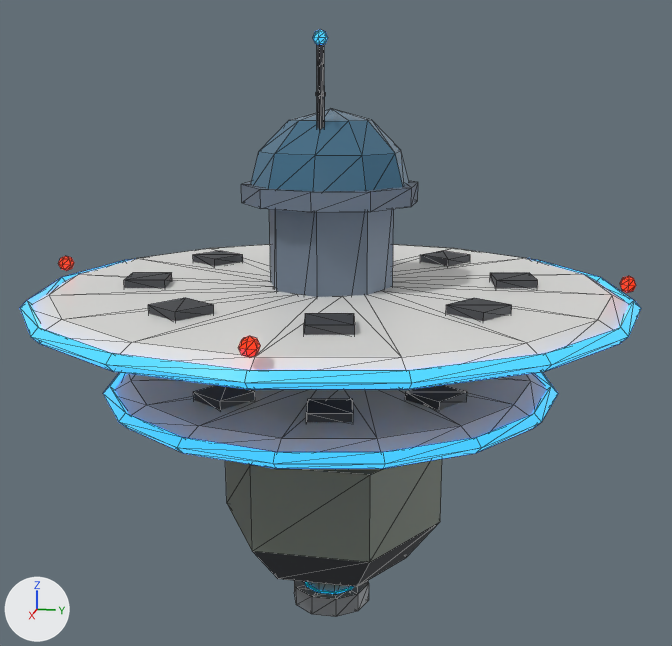
The glTF model godot/assets/stations/wafer_fab.glb as it was, and as the next commit left it.
One viewpoint serves both versions: a 50 mm lens placed at (3.003, 0.618, 0.795), pointed at (-0.013, 0.015, 0.041). The lights are fixed; the arrows at lower left show +X, +Y and +Z. The first picture is the older version. Mesh edges are drawn as thin lines. Vertices at exactly the same position are counted once.

Names of what the first picture shows: 'wafer_fab'.
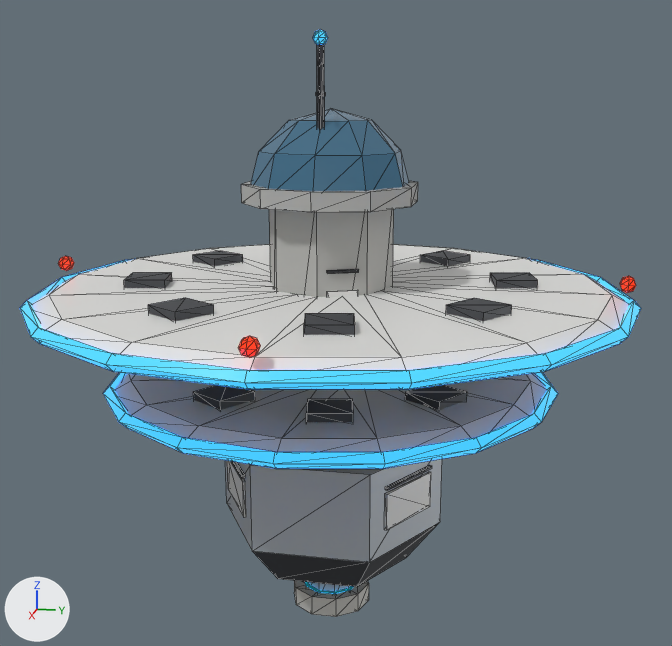
Diff of the bpy script that builds the scene:
```diff
--- a/godot/assets/stations/wafer_fab.glb.py
+++ b/godot/assets/stations/wafer_fab.glb.py
@@ mat_shippanel @@
+mat_shippanel = principled_material('ShipPanel')
+mat_shippanel.base_color = (0.46, 0.46, 0.44)  # grey #b5b5b1
+mat_shippanel.metallic = 0.2
+mat_shippanel.roughness = 0.58
@@ mat_shiparmor @@
+mat_shiparmor = principled_material('ShipArmor')
+mat_shiparmor.base_color = (0.5, 0.54, 0.58)  # light grey #bcc2c8
+mat_shiparmor.metallic = 0.3
@@ mat_shiphull @@
+mat_shiphull = principled_material('ShipHull')
+mat_shiphull.base_color = (0.64, 0.63, 0.59)  # light grey #d1d0ca
+mat_shiphull.metallic = 0.15
+mat_shiphull.roughness = 0.58
@@ me_wafer_fab @@
 # used by ob_wafer_fab; location = (0.0, 0.0, 0.0)
-me_wafer_fab.from_pydata(...)  # 937 vertices, 1670 faces; spans x -1.0..1.0, y -1.0..1.0, z -0.98..0.98
+me_wafer_fab.from_pydata(...)  # 1137 vertices, 1970 faces; spans x -1.0..1.0, y -1.0..1.0, z -0.98..0.98
+# me_wafer_fab part 1
+# 32 vertices are added at x -0.21..0.17, y -0.36..0.36, z -0.56..0.26
+# 16 new vertices lie (0.04, -0.09, 0.0) away from vertices in x -0.21..0.17, y -0.03..0.12, z -0.24..0.26
+# 8 new vertices lie (0.21, 0.12, 0.0) away from vertices in x 0.06..0.07, y -0.36..-0.35, z -0.56..-0.42
+# 8 new vertices lie (0.21, -0.12, 0.0) away from vertices in x 0.06..0.07, y 0.35..0.36, z -0.56..-0.42
+# 48 new faces join them, mat_accent (white #e7e7e5)
+# 48 new faces join them, mat_hulldark (dark grey #4d5055)
+# me_wafer_fab part 2: 108 faces spanning x -0.29..0.29, y -0.28..0.28, z -0.55..0.51 switch from mat_steel (greyish blue #768495) to mat_shippanel (grey #b5b5b1)
+# me_wafer_fab part 3: 176 faces spanning x -0.48..0.48, y -0.48..0.48, z -0.98..0.16 switch from mat_hull (grey #9ba0a4) to mat_shiphull (light grey #d1d0ca)
+# me_wafer_fab part 4: 56 faces spanning x -0.34..0.34, y -0.39..0.39, z -0.95..-0.35 switch from mat_armor (grey #848b81) to mat_shiparmor (light grey #bcc2c8)
+# other edits to the shape of me_wafer_fab do not show in these pictures
 me_wafer_fab.materials.append(mat_accent)
```

Pixel boxes (x1, y1, x2, y2) of what changed, in the pictures (672 x 646 px):
part 1 of me_wafer_fab, added: after (227, 269, 432, 530)
part 2 of me_wafer_fab, recoloured (greyish blue to grey): (241, 181, 418, 297) in both
part 3 of me_wafer_fab, recoloured (grey to light grey): (294, 581, 369, 617) in both
part 4 of me_wafer_fab, recoloured (grey to light grey): (226, 459, 442, 592) in both
